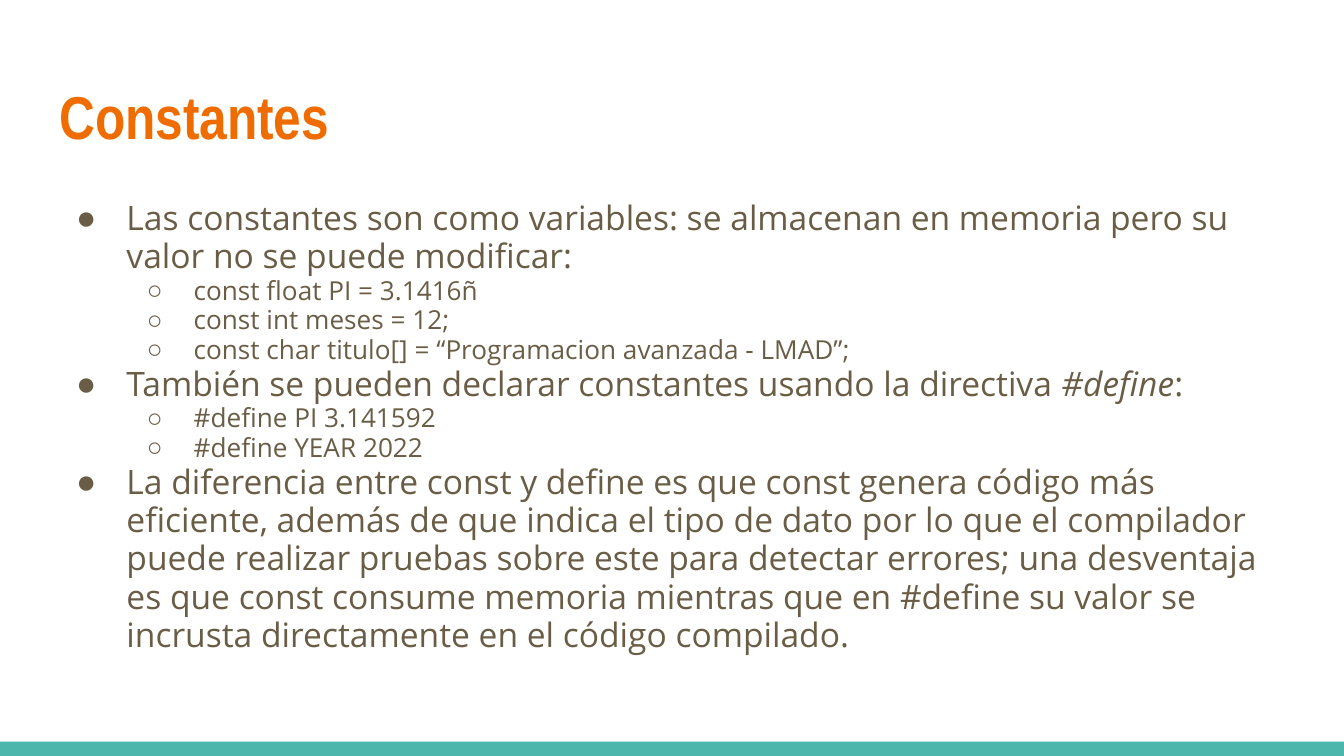
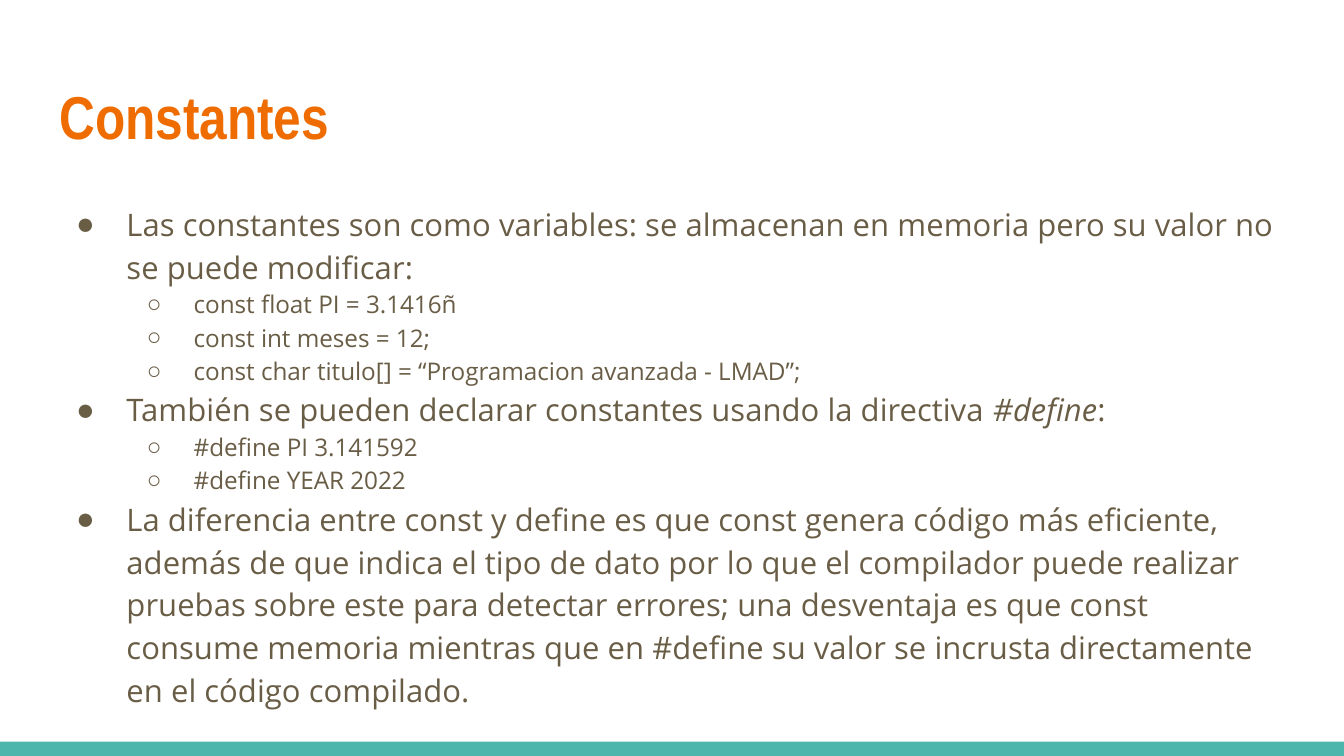
Before and after one commit to rayesro/BrunchyApp_POC, a slide deck: slide 13 of presentaciones/Programacion avanzada - 01 clase de repaso.pptx. Drawn at 1344x756 pixels with LibreOffice and Linux fonts; fonts in the diff are those of the drawing. Boxes give left, top, right and bottom in pixels: in the first picture for what was removed or moved away, otherwise in the second. Text is boxed around its words. In the diff, an @@ line names an element or a change of style, - is before the commit and + after.

```diff
--- a/presentaciones/Programacion avanzada - 01 clase de repaso.pptx
+++ b/presentaciones/Programacion avanzada - 01 clase de repaso.pptx
@@ text "Las constantes son como variables: ..." at box(126, 212, 1273, 667): size 18 to 16.6 pt in "Las constantes son como variables: se almacenan ...", "También se pueden declarar constantes usando la ...", "La diferencia entre const y define es ..."; size 14 to 12.9 pt in "const float PI = 3.1416ñ", "const int meses = 12;", "const char titulo[] = “Programacion avanzada - ...", "#define PI 3.141592" and 1 more places; line spacing 0.95 to 1.15 @@
```
Also in this commit, not shown: 14 other slides changed, 15 other files.
